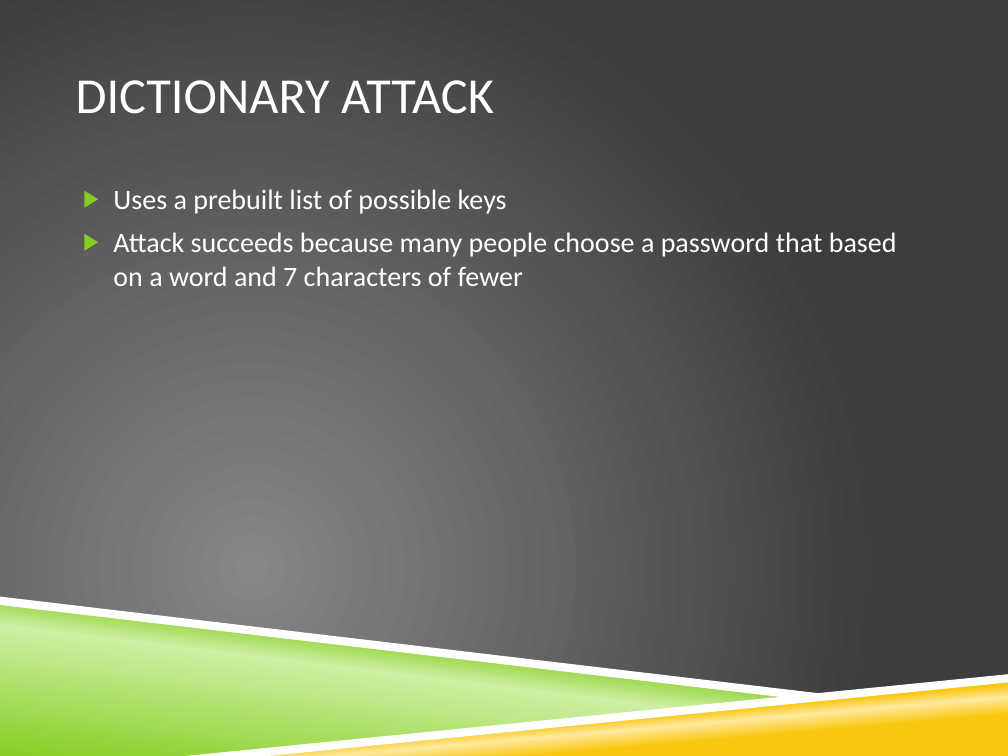
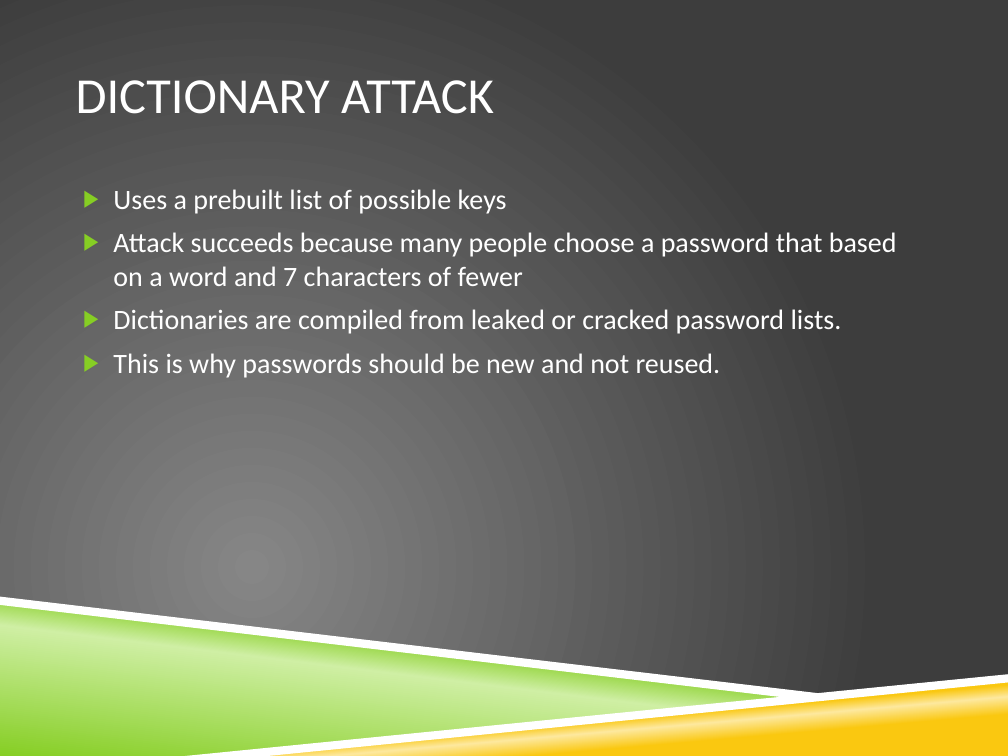
Before and after one commit to COCS4950G7/COSC4950, a slide deck: slide 8 of Documents/MIGHTY CRACKER.pptx (slide 6 before the commit). Drawn at 1008x756 pixels with LibreOffice and Linux fonts; fonts in the diff are those of the drawing; background and template pictures are left out. Boxes give left, top, right and bottom in pixels: in the first picture for what was removed or moved away, otherwise in the second. Text is boxed around its words. In the diff, an @@ line names an element or a change of style, - is before the commit and + after.

```diff
--- a/Documents/MIGHTY CRACKER.pptx
+++ b/Documents/MIGHTY CRACKER.pptx
@@ text at (113, 309, 842, 378): paragraphs added @@
+▶ Dictionaries are compiled from leaked or cracked password lists.
+▶ This is why passwords should be new and not reused.
```
Also in this commit, not shown: 7 other slides changed, 2 other files.
